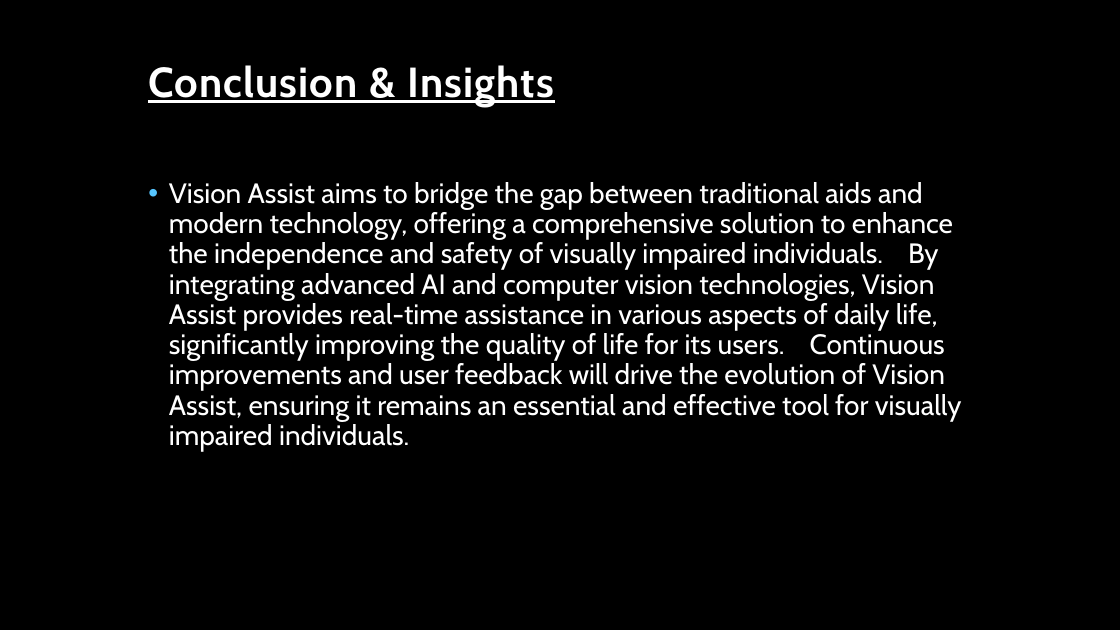
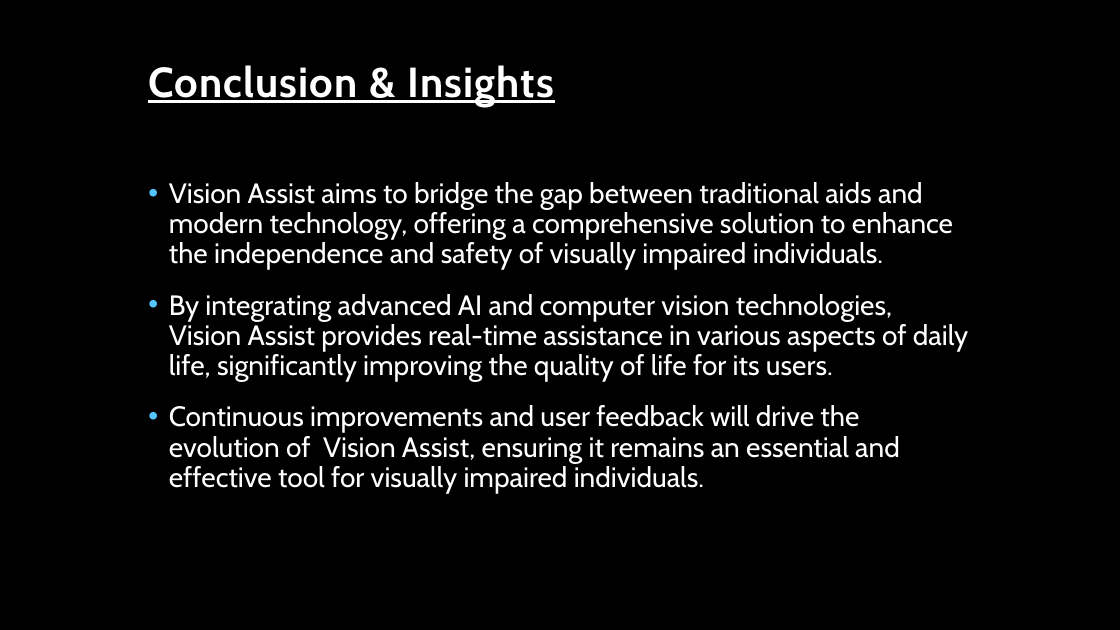
Before and after one commit to akzgit/OJT, a slide deck: slide 9 of Project/Vision Assist.pptx. Drawn at 1120x630 pixels with LibreOffice and Linux fonts; fonts in the diff are those of the drawing; background and template pictures are left out. Boxes give left, top, right and bottom in pixels: in the first picture for what was removed or moved away, otherwise in the second. Text is boxed around its words. In the diff, an @@ line names an element or a change of style, - is before the commit and + after.

```diff
--- a/Project/Vision Assist.pptx
+++ b/Project/Vision Assist.pptx
@@ text at (169, 182, 968, 493): text changed @@
-• Vision Assist aims to bridge the gap between traditional aids and modern technology, offering a comprehensive solution to enhance the independence and safety of visually impaired individuals. By integrating advanced AI and computer vision technologies, Vision Assist provides real-time assistance in various aspects of daily life, significantly improving the quality of life for its users. Continuous improvements and user feedback will drive the evolution of Vision Assist, ensuring it remains an essential and effective tool for visually impaired individuals.
+• Vision Assist aims to bridge the gap between traditional aids and modern technology, offering a comprehensive solution to enhance the independence and safety of visually impaired individuals.
+• By integrating advanced AI and computer vision technologies, Vision Assist provides real-time assistance in various aspects of daily life, significantly improving the quality of life for its users.
+• Continuous improvements and user feedback will drive the evolution of Vision Assist, ensuring it remains an essential and effective tool for visually impaired individuals.
```
Also in this commit, not shown: 2 other slides changed, 10 other files.
